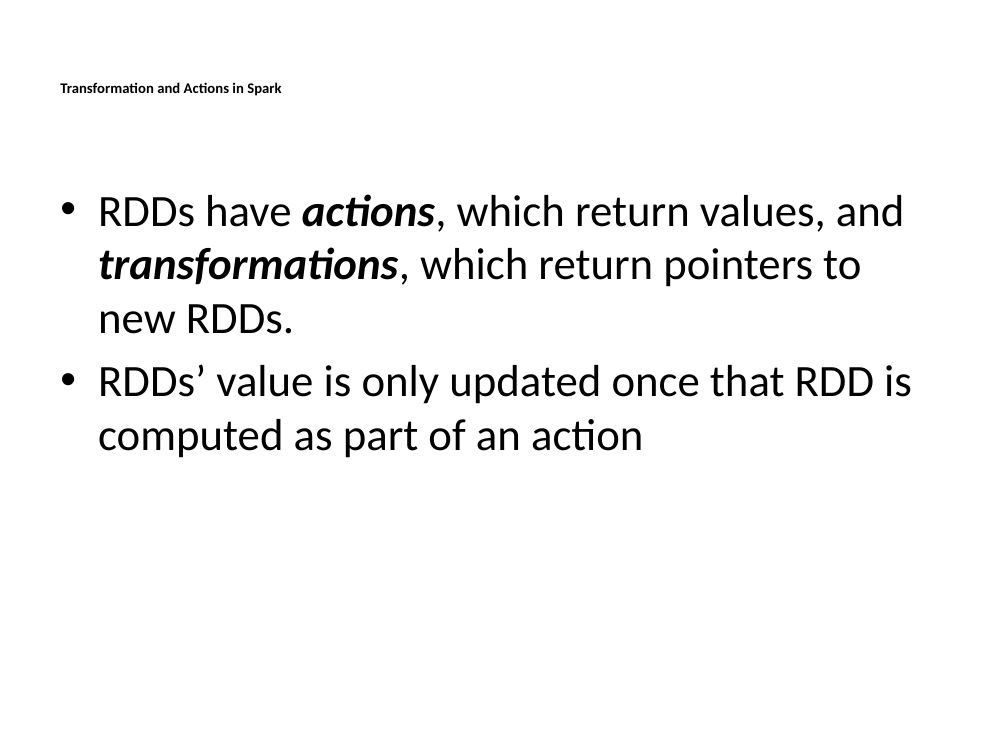
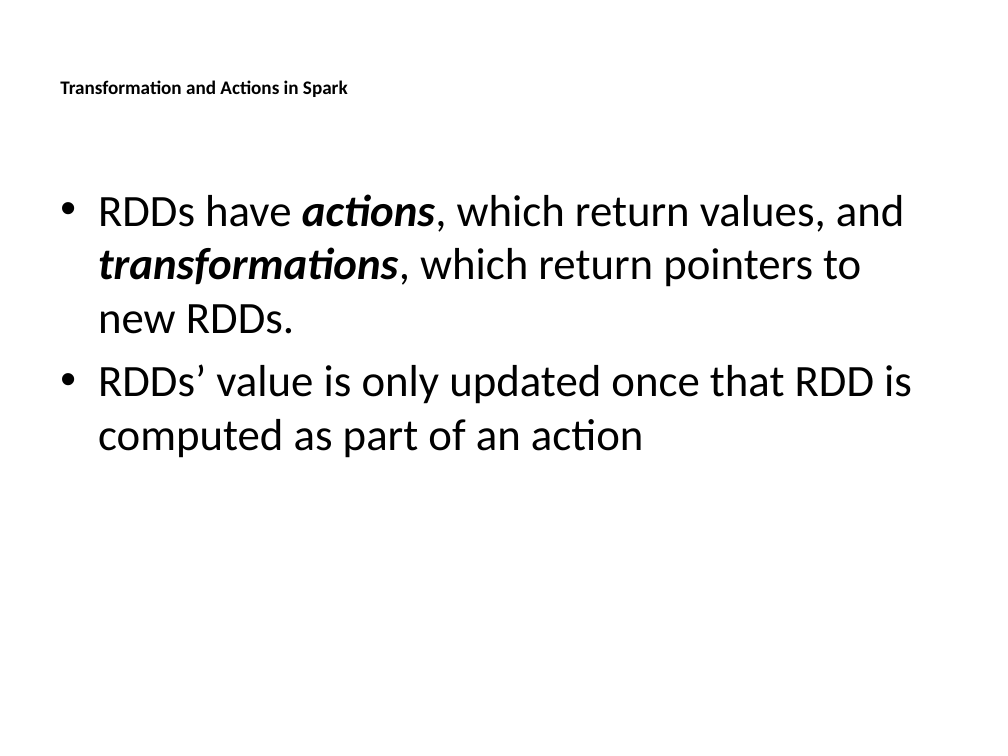
Before and after one commit to falcon-sky/pyspark-nlp, a slide deck: slide 8 of day3/PysparkRDD.pptx. Drawn at 1008x756 pixels with LibreOffice and Linux fonts; fonts in the diff are those of the drawing. Boxes give left, top, right and bottom in pixels: in the first picture for what was removed or moved away, otherwise in the second. Text is boxed around its words. In the diff, an @@ line names an element or a change of style, - is before the commit and + after.

```diff
--- a/day3/PysparkRDD.pptx
+++ b/day3/PysparkRDD.pptx
@@ text "Transformation and Actions in Spark" at box(60, 80, 348, 97): size 10.6 to 13.6 pt @@
```
Also in this commit, not shown: 6 other slides changed, 8 other files.
